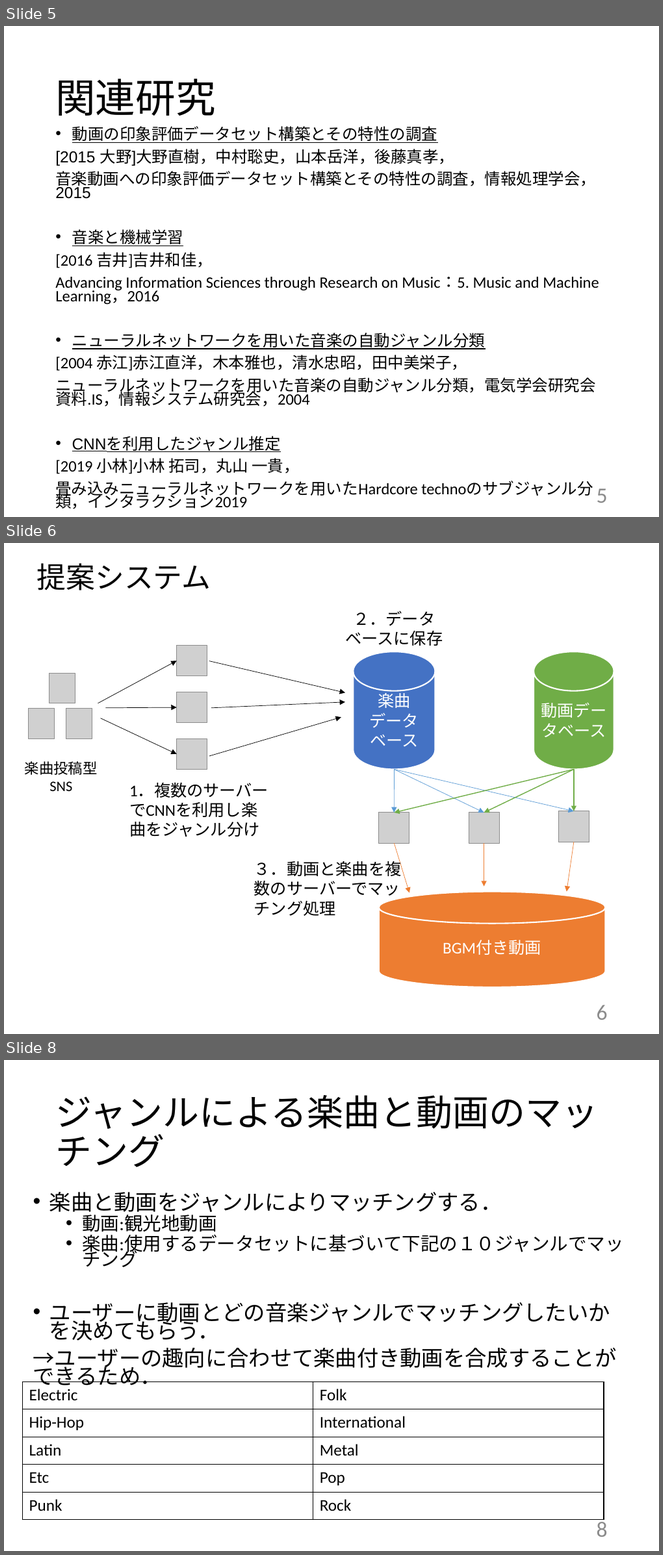
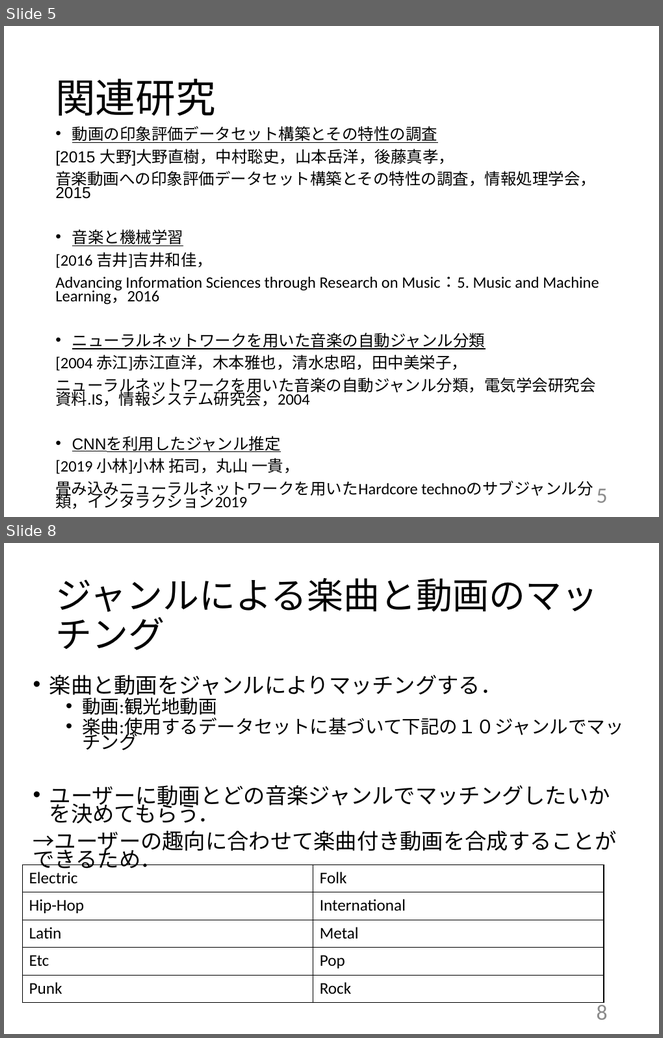
Before and after one commit to kait-takanolab/1821144-yoshii-thesis, a slide deck: 発表用スライド/1821144_卒研発表.pptx. Shown one above the other, each under a label of ours: slides 5, 6 and 8 before the commit, slides 5 and 8 after it; the slides between them are not shown. The pictures are 663x1555 and 663x1038 pixels, drawn with LibreOffice and Linux fonts; fonts in the diff are those of the drawing; grey boxes stand for pictures. Boxes give left, top, right and bottom in pixels: in the first picture for what was removed or moved away, otherwise in the second. Text is boxed around its words. In the diff, an @@ line names an element or a change of style, - is before the commit and + after.

```diff
--- a/発表用スライド/1821144_卒研発表.pptx
+++ b/発表用スライド/1821144_卒研発表.pptx
@@ slide 6 removed at (x1=4, y1=543, x2=659, y2=1034), background #FFFFFF @@
@@ text removed at (x1=37, y1=563, x2=211, y2=590) @@
-提案システム
@@ group removed at (x1=25, y1=611, x2=614, y2=987): 15 arrows, 9 pictures, 4 texts, 3 cylinders @@
-BGM付き動画
-楽曲投稿型SNS
-1．複数のサーバーでCNNを利用し楽曲をジャンル分け
-楽曲
-データベース
-２．データベースに保存
-動画データベース
-３．動画と楽曲を複数のサーバーでマッチング処理
@@ page number removed at (x1=597, y1=1005, x2=608, y2=1020) @@
-6
```
Also in this commit, not shown: 4 slides changed, 1 slide added.
